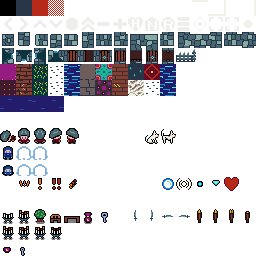
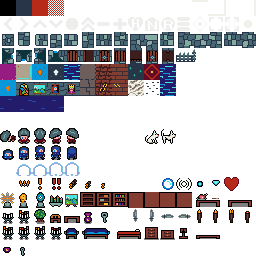
Revision of a layered 256 × 256 image; what changed, layer by layer:
painted on "Layer" over [0, 146, 248, 240]
painted on "tiles31color.png" over [0, 64, 252, 255]
